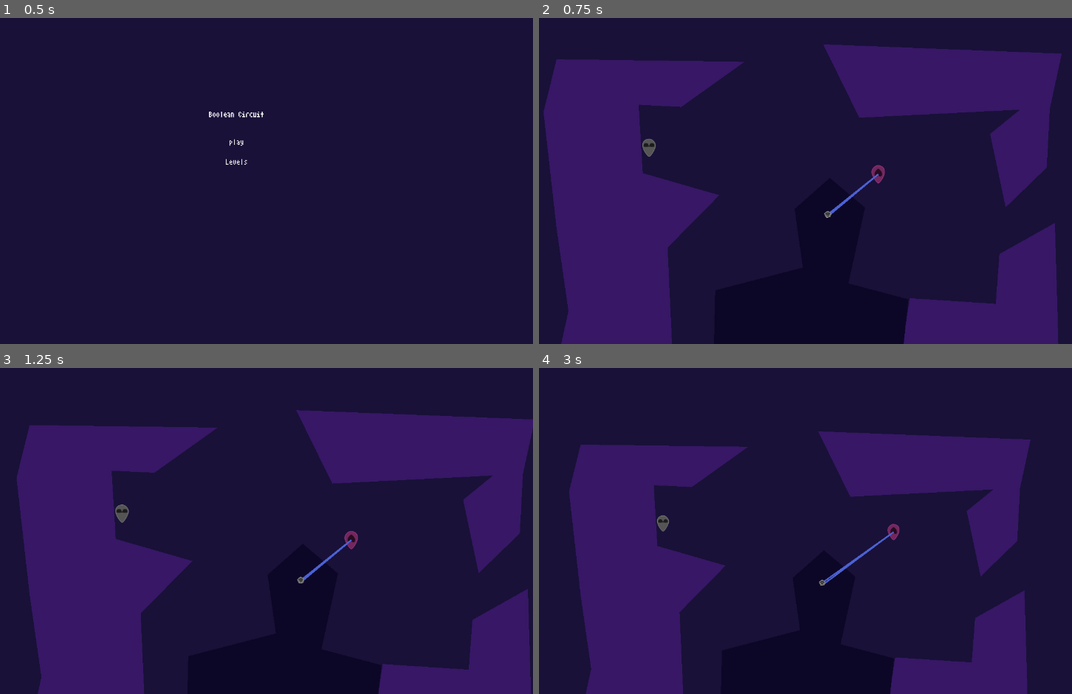
Above: before the commit, frames 1-4 (two rows, left to right).
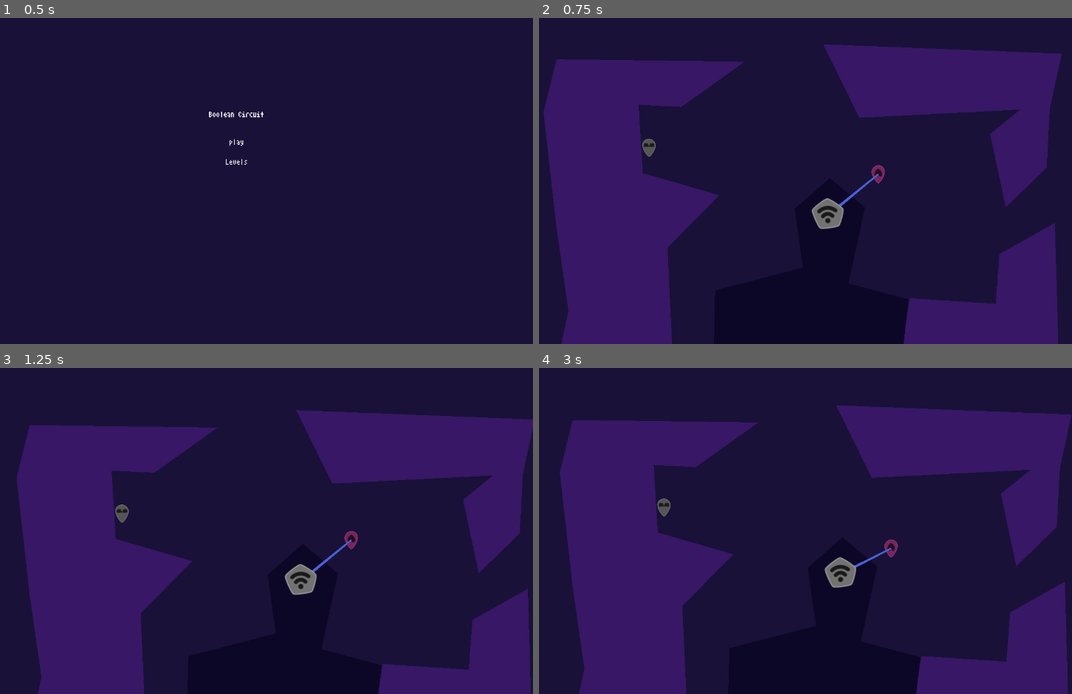
Above: after the commit, the same moments.

Repository: jacobabarbary/BooleanCircuit
Game: Godot game, scene res://gui/menu.tscn
The game is run twice, just before and just after one commit, with the same random seed, the same clock (stepped at 60 frames per second) and the same inputs.
Inputs:
- Up to frame 1 (0.5 s): no input
- Up to frame 2 (0.75 s): click "play" at 0.5 s
- Up to frame 3 (1.25 s): no input
- Up to frame 4 (3 s): tap S (Player2Action) at 1.35, 2.85 s; tap Down (PlayerAction) at 2.1 s

Frame 1 is identical in both runs. In frame 2, 0.4% of the frame differs, in the area x 51-58%, y 55-65%; in frame 3, 0.4%; in frame 4, 20%, in the area x 3-100%, y 11-100%.

Commit message:
player speed

Diff:
--- a/agents/player/Player.gd
+++ b/agents/player/Player.gd
@@ -2,6 +2,7 @@
 
 const MAX_SPEED = 1000
 const DISCONNECTED_COLOR = Color.gray
+
 
 enum POLARITIES { POSITIVE, NEGITIVE }
 
@@ -15,8 +16,9 @@
 var inputs_pressed = [null, null, null]
 var inputs = ["PlayerAction","Player2Action"]
 var rot_speed = 0.1
-var speed = 300
+var speed = 150
 var charge = 1
+var CHARGE_SPEED = speed / 2
 
 onready var sprite = $Sprite
 onready var connector = $Connector
@@ -46,7 +48,7 @@
 func aim(delta):
 	if inputs_pressed[0]:
 		sprite.rotate(rot_speed)
-		charge += (100 * delta)
+		charge += (CHARGE_SPEED * delta)
 
 func launch():
 	if inputs_pressed[1]:
--- a/connector/connector.tscn
+++ b/connector/connector.tscn
@@ -3,7 +3,7 @@
 [ext_resource path="res://connector/connector.gd" type="Script" id=2]
 
 [sub_resource type="CircleShape2D" id=1]
-radius = 250.164
+radius = 303.52
 
 [sub_resource type="CircleShape2D" id=2]
 
--- a/objects/tower/Tower.tscn
+++ b/objects/tower/Tower.tscn
@@ -11,7 +11,7 @@
 [node name="Connector" parent="." instance=ExtResource( 2 )]
 
 [node name="Sprite" type="Sprite" parent="."]
-scale = Vector2( 0.295393, 0.295393 )
+scale = Vector2( 1.35374, 1.35374 )
 texture = ExtResource( 1 )
 
 [node name="CollisionShape2D" type="CollisionShape2D" parent="."]
